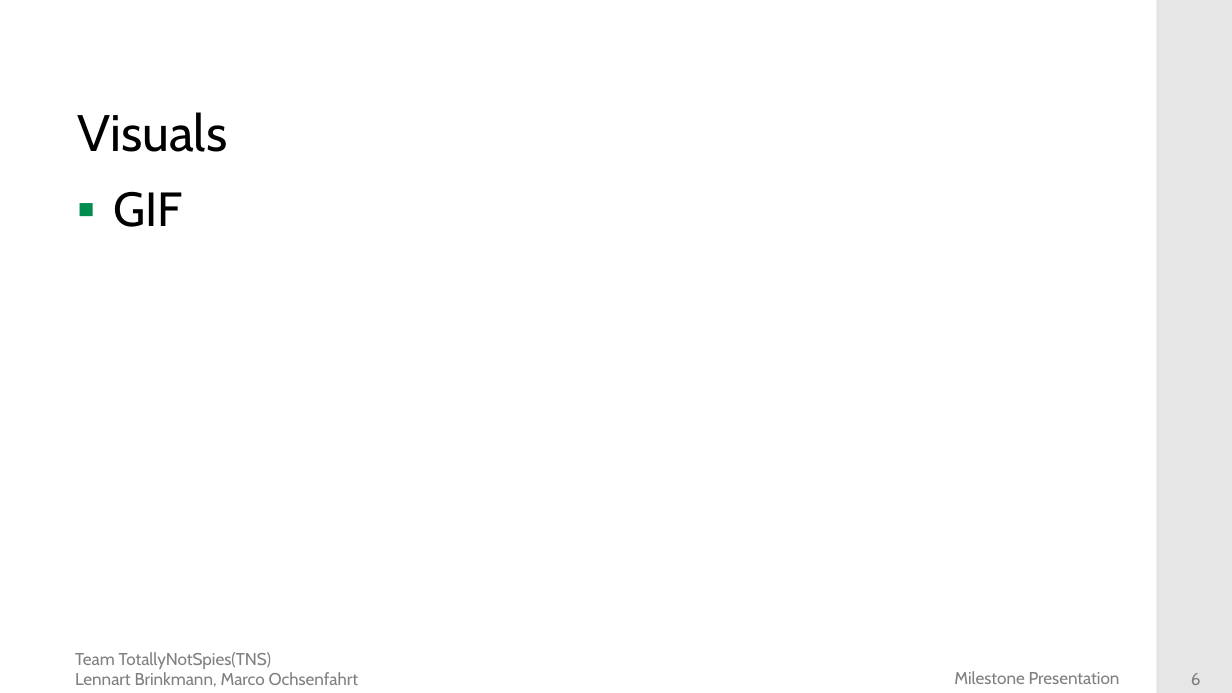
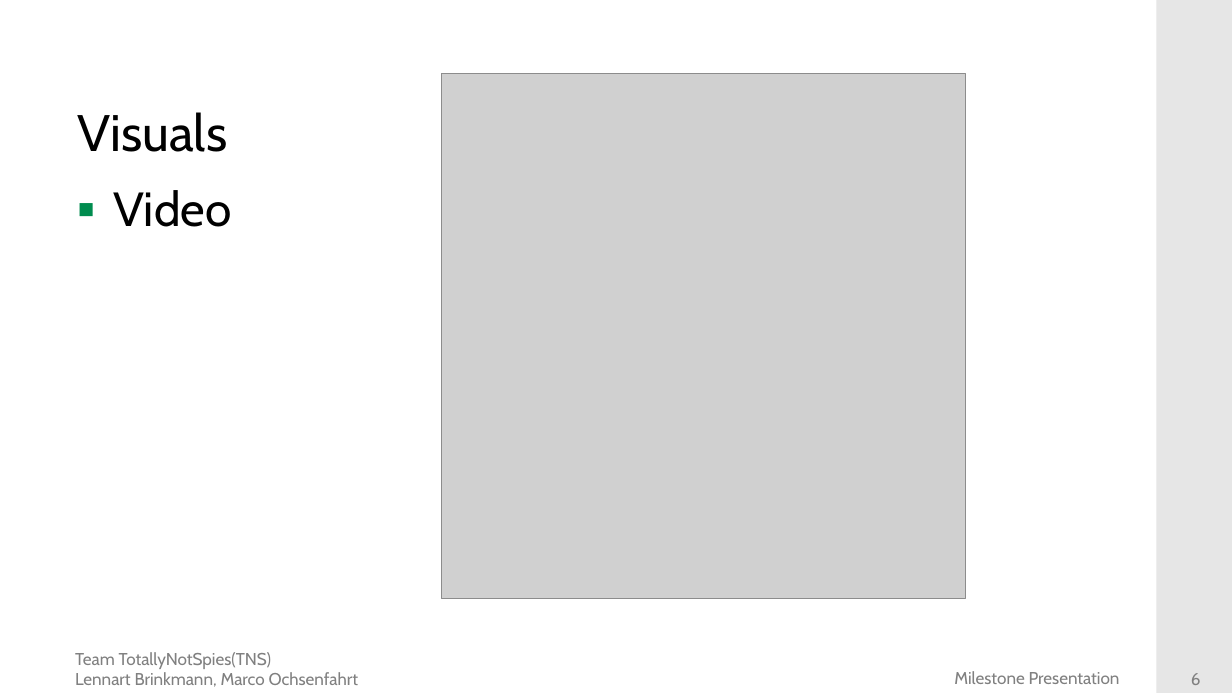
Before and after one commit to DieMango/PiB_Bri_Och, a slide deck: slide 6 of Milestone1 Presentation.pptx. Drawn at 1232x693 pixels with LibreOffice and Linux fonts; fonts in the diff are those of the drawing; grey boxes stand for pictures; background and template pictures are left out. Boxes give left, top, right and bottom in pixels: in the first picture for what was removed or moved away, otherwise in the second. Text is boxed around its words. In the diff, an @@ line names an element or a change of style, - is before the commit and + after.

```diff
--- a/Milestone1 Presentation.pptx
+++ b/Milestone1 Presentation.pptx
@@ picture added at (441, 74, 965, 599) @@
@@ text at (113, 190, 231, 227): text changed @@
-▪ GIF
+▪ Video
```
Also in this commit, not shown: 1 other slide changed, 1 slide added.
